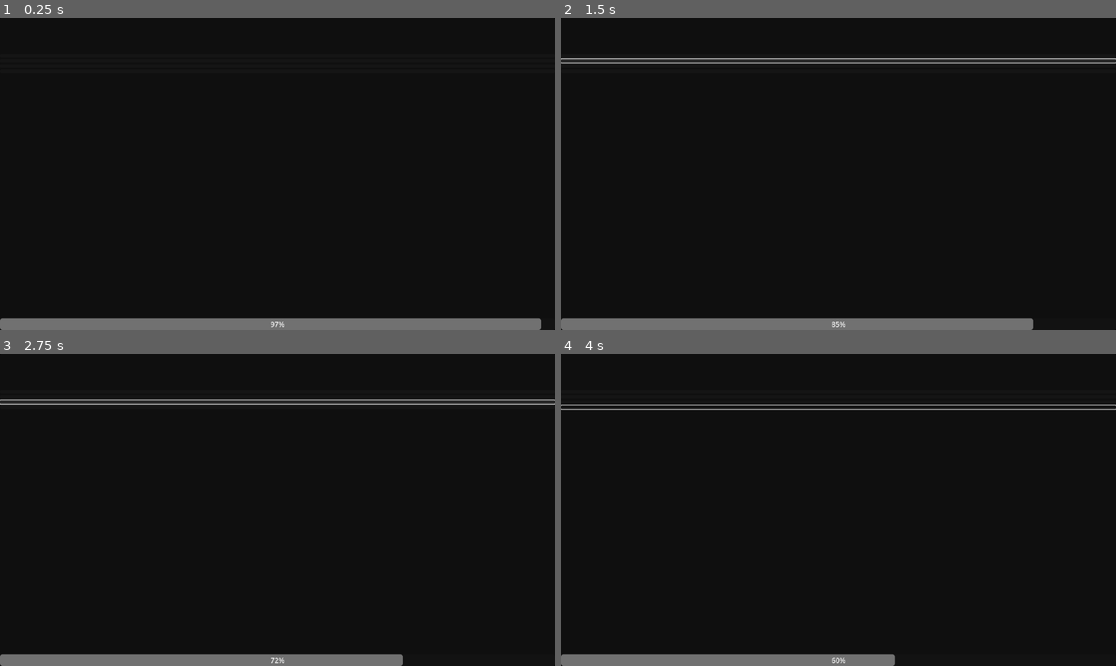
Above: before the commit, frames 1-4 (two rows, left to right).
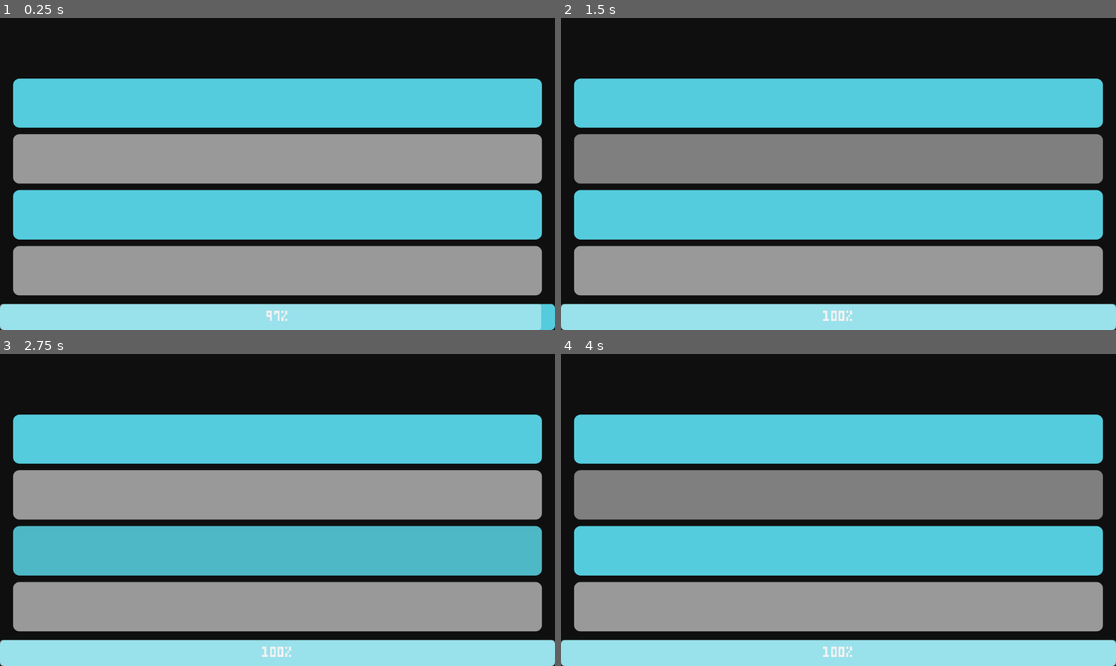
Above: after the commit, the same moments.

Repository: ppaluchowski64/SCI-Stars
Game: Godot game, scene res://scenes/question.tscn
Two runs of this game, one before a commit and one after it. Both use one fixed random seed, a clock stepped at 60 frames per second and the inputs below. This scene is started directly instead of the project's main scene.
Inputs (mouse positions are in pixels of both pictures, inside the frame that each line leads up to; where the layout moved, square brackets give the same spot in the first picture):
- Up to frame 1 (0.25 s): no input
- Up to frame 2 (1.5 s): click (838, 102) [838, 55] at 0.5 s; click (838, 158) [838, 61] at 1.25 s
- Up to frame 3 (2.75 s): click (277, 550) [277, 400] at 2 s
- Up to frame 4 (4 s): click (838, 606) [838, 407] at 2.75 s; tap Enter (ui_accept) at 3.5, 3.77 s; move the mouse to (960, 494) at 3.52 s; hold D (right) from 3.53 s (still down); click (960, 494) at 3.6 s

The runs differ from the first frame. In frame 1, 69% of the frame differs, in the area x 0-100%, y 19-100%; in frame 2, 71%, in the area x 0-100%, y 12-100%; in frame 3, 71%; in frame 4, 70%.

Commit message:
Improve question UI

Diff:
--- a/game/scenes/question.tscn
+++ b/game/scenes/question.tscn
@@ -1,6 +1,151 @@
-[gd_scene load_steps=2 format=3 uid="uid://b4s6yjde2g4p3"]
+[gd_scene load_steps=28 format=3 uid="uid://b4s6yjde2g4p3"]
 
 [ext_resource type="Script" uid="uid://dmv6vmksmlr35" path="res://scripts/question.gd" id="1_lk18j"]
+[ext_resource type="FontFile" uid="uid://dufv5fk7ox4x8" path="res://fonts/lanapixel_everything/LanaPixel.ttf" id="2_uyt6k"]
+[ext_resource type="FontFile" uid="uid://6w8leq531kr1" path="res://fonts/TeenyTinyPixls-o2zo.ttf" id="3_xasbo"]
+
+[sub_resource type="Theme" id="Theme_nr8i1"]
+default_font = ExtResource("2_uyt6k")
+default_font_size = 30
+
+[sub_resource type="Theme" id="Theme_pvsvl"]
+default_font = ExtResource("2_uyt6k")
+default_font_size = 28
+
+[sub_resource type="StyleBoxFlat" id="StyleBoxFlat_0ov6d"]
+bg_color = Color(0.333333, 0.8, 0.866667, 1)
+corner_radius_top_left = 15
+corner_radius_top_right = 15
+corner_radius_bottom_right = 15
+corner_radius_bottom_left = 15
+
+[sub_resource type="StyleBoxFlat" id="StyleBoxFlat_xasbo"]
+bg_color = Color(0.305882, 0.721569, 0.776471, 1)
+corner_radius_top_left = 15
+corner_radius_top_right = 15
+corner_radius_bottom_right = 15
+corner_radius_bottom_left = 15
+
+[sub_resource type="StyleBoxFlat" id="StyleBoxFlat_nr8i1"]
+bg_color = Color(0.254902, 0.6, 0.658824, 1)
+corner_radius_top_left = 15
+corner_radius_top_right = 15
+corner_radius_bottom_right = 15
+corner_radius_bottom_left = 15
+
+[sub_resource type="StyleBoxFlat" id="StyleBoxFlat_pvsvl"]
+bg_color = Color(0.333333, 0.8, 0.866667, 1)
+corner_radius_top_left = 15
+corner_radius_top_right = 15
+corner_radius_bottom_right = 15
+corner_radius_bottom_left = 15
+
+[sub_resource type="Theme" id="Theme_3ruto"]
+default_font = ExtResource("2_uyt6k")
+default_font_size = 28
+
+[sub_resource type="StyleBoxFlat" id="StyleBoxFlat_ym27h"]
+corner_radius_top_left = 15
+corner_radius_top_right = 15
+corner_radius_bottom_right = 15
+corner_radius_bottom_left = 15
+
+[sub_resource type="StyleBoxFlat" id="StyleBoxFlat_3ruto"]
+bg_color = Color(0.498039, 0.498039, 0.498039, 1)
+corner_radius_top_left = 15
+corner_radius_top_right = 15
+corner_radius_bottom_right = 15
+corner_radius_bottom_left = 15
+
+[sub_resource type="StyleBoxFlat" id="StyleBoxFlat_km7xl"]
+bg_color = Color(0.4, 0.4, 0.4, 1)
+corner_radius_top_left = 15
+corner_radius_top_right = 15
+corner_radius_bottom_right = 15
+corner_radius_bottom_left = 15
+
+[sub_resource type="StyleBoxFlat" id="StyleBoxFlat_cgnpd"]
+corner_radius_top_left = 15
+corner_radius_top_right = 15
+corner_radius_bottom_right = 15
+corner_radius_bottom_left = 15
+
+[sub_resource type="Theme" id="Theme_km7xl"]
+default_font = ExtResource("2_uyt6k")
+default_font_size = 28
+
+[sub_resource type="StyleBoxFlat" id="StyleBoxFlat_n3g2p"]
+bg_color = Color(0.333333, 0.8, 0.866667, 1)
+corner_radius_top_left = 15
+corner_radius_top_right = 15
+corner_radius_bottom_right = 15
+corner_radius_bottom_left = 15
+
+[sub_resource type="StyleBoxFlat" id="StyleBoxFlat_jwaa5"]
+bg_color = Color(0.305882, 0.721569, 0.776471, 1)
+corner_radius_top_left = 15
+corner_radius_top_right = 15
+corner_radius_bottom_right = 15
+corner_radius_bottom_left = 15
+
+[sub_resource type="StyleBoxFlat" id="StyleBoxFlat_2w7nc"]
+bg_color = Color(0.254902, 0.6, 0.658824, 1)
+corner_radius_top_left = 15
+corner_radius_top_right = 15
+corner_radius_bottom_right = 15
+corner_radius_bottom_left = 15
+
+[sub_resource type="StyleBoxFlat" id="StyleBoxFlat_wevg8"]
+bg_color = Color(0.333333, 0.8, 0.866667, 1)
+corner_radius_top_left = 15
+corner_radius_top_right = 15
+corner_radius_bottom_right = 15
+corner_radius_bottom_left = 15
+
+[sub_resource type="Theme" id="Theme_cgnpd"]
+default_font = ExtResource("2_uyt6k")
+default_font_size = 28
+
+[sub_resource type="StyleBoxFlat" id="StyleBoxFlat_iy7wb"]
+corner_radius_top_left = 15
+corner_radius_top_right = 15
+corner_radius_bottom_right = 15
+corner_radius_bottom_left = 15
+
+[sub_resource type="StyleBoxFlat" id="StyleBoxFlat_ce02v"]
+bg_color = Color(0.498039, 0.498039, 0.498039, 1)
+corner_radius_top_left = 15
+corner_radius_top_right = 15
+corner_radius_bottom_right = 15
+corner_radius_bottom_left = 15
+
+[sub_resource type="StyleBoxFlat" id="StyleBoxFlat_syim4"]
+bg_color = Color(0.4, 0.4, 0.4, 1)
+corner_radius_top_left = 15
+corner_radius_top_right = 15
+corner_radius_bottom_right = 15
+corner_radius_bottom_left = 15
+
+[sub_resource type="StyleBoxFlat" id="StyleBoxFlat_iu1hx"]
+corner_radius_top_left = 15
+corner_radius_top_right = 15
+corner_radius_bottom_right = 15
+corner_radius_bottom_left = 15
+
+[sub_resource type="Theme" id="Theme_xasbo"]
+default_font = ExtResource("3_xasbo")
+default_font_size = 22
+
+[sub_resource type="StyleBoxFlat" id="StyleBoxFlat_s8mkl"]
+bg_color = Color(0.333333, 0.8, 0.866667, 1)
+corner_radius_top_left = 10
+corner_radius_top_right = 10
+corner_radius_bottom_right = 10
+corner_radius_bottom_left = 10
+
+[sub_resource type="Theme" id="Theme_jwaa5"]
+default_font = ExtResource("3_xasbo")
+default_font_size = 20
 
 [node name="Question" type="Control"]
 layout_mode = 3
@@ -22,35 +167,93 @@
 grow_vertical = 2
 scale = Vector2(0.9, 0.9)
 
-[node name="Label" type="Label" parent="Panel"]
-layout_mode = 1
-anchors_preset = 15
-anchor_right = 1.0
-anchor_bottom = 1.0
-grow_horizontal = 2
-grow_vertical = 2
+[node name="Content" type="Label" parent="Panel"]
+layout_mode = 1
+anchors_preset = 15
+anchor_right = 1.0
+anchor_bottom = 1.0
+offset_left = 30.0
+offset_top = 20.0
+offset_right = -30.0
+offset_bottom = -600.0
+grow_horizontal = 2
+grow_vertical = 2
+scale = Vector2(1, 0.999999)
+theme = SubResource("Theme_nr8i1")
+theme_override_constants/outline_size = 18
+horizontal_alignment = 1
+vertical_alignment = 1
 autowrap_mode = 3
 
-[node name="VBoxContainer" type="VBoxContainer" parent="Panel"]
-layout_mode = 1
-anchors_preset = 15
-anchor_right = 1.0
-anchor_bottom = 1.0
-offset_top = 83.0
-grow_horizontal = 2
-grow_vertical = 2
-
-[node name="ButtonA" type="Button" parent="Panel/VBoxContainer"]
-layout_mode = 2
-
-[node name="ButtonB" type="Button" parent="Panel/VBoxContainer"]
-layout_mode = 2
-
-[node name="ButtonC" type="Button" parent="Panel/VBoxContainer"]
-layout_mode = 2
-
-[node name="ButtonD" type="Button" parent="Panel/VBoxContainer"]
-layout_mode = 2
+[node name="Answers" type="VBoxContainer" parent="Panel"]
+layout_mode = 1
+anchors_preset = 15
+anchor_right = 1.0
+anchor_bottom = 1.0
+offset_left = 30.0
+offset_top = 140.0
+offset_right = -30.0
+offset_bottom = -80.0
+grow_horizontal = 2
+grow_vertical = 2
+scale = Vector2(1, 1.00044)
+theme_override_constants/separation = 15
+
+[node name="ButtonA" type="Button" parent="Panel/Answers"]
+layout_mode = 2
+size_flags_vertical = 3
+focus_mode = 0
+theme = SubResource("Theme_pvsvl")
+theme_override_colors/font_disabled_color = Color(1, 1, 1, 1)
+theme_override_colors/font_hover_color = Color(1, 1, 1, 1)
+theme_override_colors/font_color = Color(1, 1, 1, 1)
+theme_override_colors/font_pressed_color = Color(1, 1, 1, 1)
+theme_override_styles/disabled = SubResource("StyleBoxFlat_0ov6d")
+theme_override_styles/hover = SubResource("StyleBoxFlat_xasbo")
+theme_override_styles/pressed = SubResource("StyleBoxFlat_nr8i1")
+theme_override_styles/normal = SubResource("StyleBoxFlat_pvsvl")
+
+[node name="ButtonB" type="Button" parent="Panel/Answers"]
+layout_mode = 2
+size_flags_vertical = 3
+focus_mode = 0
+theme = SubResource("Theme_3ruto")
+theme_override_colors/font_disabled_color = Color(1, 1, 1, 1)
+theme_override_colors/font_hover_color = Color(1, 1, 1, 1)
+theme_override_colors/font_color = Color(1, 1, 1, 1)
+theme_override_colors/font_pressed_color = Color(1, 1, 1, 1)
+theme_override_styles/disabled = SubResource("StyleBoxFlat_ym27h")
+theme_override_styles/hover = SubResource("StyleBoxFlat_3ruto")
+theme_override_styles/pressed = SubResource("StyleBoxFlat_km7xl")
+theme_override_styles/normal = SubResource("StyleBoxFlat_cgnpd")
+
+[node name="ButtonC" type="Button" parent="Panel/Answers"]
+layout_mode = 2
+size_flags_vertical = 3
+focus_mode = 0
+theme = SubResource("Theme_km7xl")
+theme_override_colors/font_disabled_color = Color(1, 1, 1, 1)
+theme_override_colors/font_hover_color = Color(1, 1, 1, 1)
+theme_override_colors/font_color = Color(1, 1, 1, 1)
+theme_override_colors/font_pressed_color = Color(1, 1, 1, 1)
+theme_override_styles/disabled = SubResource("StyleBoxFlat_n3g2p")
+theme_override_styles/hover = SubResource("StyleBoxFlat_jwaa5")
+theme_override_styles/pressed = SubResource("StyleBoxFlat_2w7nc")
+theme_override_styles/normal = SubResource("StyleBoxFlat_wevg8")
+
+[node name="ButtonD" type="Button" parent="Panel/Answers"]
+layout_mode = 2
+size_flags_vertical = 3
+focus_mode = 0
+theme = SubResource("Theme_cgnpd")
+theme_override_colors/font_disabled_color = Color(1, 1, 1, 1)
+theme_override_colors/font_hover_color = Color(1, 1, 1, 1)
+theme_override_colors/font_color = Color(1, 1, 1, 1)
+theme_override_colors/font_pressed_color = Color(1, 1, 1, 1)
+theme_override_styles/disabled = SubResource("StyleBoxFlat_iy7wb")
+theme_override_styles/hover = SubResource("StyleBoxFlat_ce02v")
+theme_override_styles/pressed = SubResource("StyleBoxFlat_syim4")
+theme_override_styles/normal = SubResource("StyleBoxFlat_iu1hx")
 
 [node name="ProgressBar" type="ProgressBar" parent="Panel"]
 layout_mode = 1
@@ -58,12 +261,24 @@
 anchor_top = 1.0
 anchor_right = 1.0
 anchor_bottom = 1.0
-offset_top = -27.0
+offset_top = -60.0
 grow_horizontal = 2
 grow_vertical = 0
+theme = SubResource("Theme_xasbo")
+theme_override_styles/background = SubResource("StyleBoxFlat_s8mkl")
 value = 100.0
 
-[connection signal="pressed" from="Panel/VBoxContainer/ButtonA" to="." method="_on_button_a_pressed"]
-[connection signal="pressed" from="Panel/VBoxContainer/ButtonB" to="." method="_on_button_b_pressed"]
-[connection signal="pressed" from="Panel/VBoxContainer/ButtonC" to="." method="_on_button_c_pressed"]
-[connection signal="pressed" from="Panel/VBoxContainer/ButtonD" to="." method="_on_button_d_pressed"]
+[node name="Correctness" type="Label" parent="Panel"]
+layout_mode = 0
+offset_top = 660.0
+offset_right = 1280.0
+offset_bottom = 720.0
+theme = SubResource("Theme_jwaa5")
+text = "Correct Answer!"
+horizontal_alignment = 1
+vertical_alignment = 1
+
+[connection signal="pressed" from="Panel/Answers/ButtonA" to="." method="_on_button_a_pressed"]
+[connection signal="pressed" from="Panel/Answers/ButtonB" to="." method="_on_button_b_pressed"]
+[connection signal="pressed" from="Panel/Answers/ButtonC" to="." method="_on_button_c_pressed"]
+[connection signal="pressed" from="Panel/Answers/ButtonD" to="." method="_on_button_d_pressed"]
--- a/game/scripts/player_data.gd
+++ b/game/scripts/player_data.gd
@@ -1,6 +1,6 @@
 extends Node
 
-var money: float = 2000.0
+var money: float = 300.0
 var tokens: float = 100.0
 
 class Stat:
--- a/game/scripts/question.gd
+++ b/game/scripts/question.gd
@@ -1,10 +1,10 @@
 extends Control
 
-@onready var question_label = $Panel/Label
-@onready var button_a = $Panel/VBoxContainer/ButtonA
-@onready var button_b = $Panel/VBoxContainer/ButtonB
-@onready var button_c = $Panel/VBoxContainer/ButtonC
-@onready var button_d = $Panel/VBoxContainer/ButtonD
+@onready var question_label = $Panel/Content
+@onready var button_a = $Panel/Answers/ButtonA
+@onready var button_b = $Panel/Answers/ButtonB
+@onready var button_c = $Panel/Answers/ButtonC
+@onready var button_d = $Panel/Answers/ButtonD
 
 @onready var tcp = StreamPeerTCP.new()
 @onready var handler = MessageHandler.new()
@@ -15,8 +15,10 @@
 var buffer_text = ""
 
 var player: Node2D
+var  answer: String
 
 @onready var progress_bar: ProgressBar = $Panel/ProgressBar
+@onready var correctness: Label = $Panel/Correctness
 @onready var progress_tween: Tween
 
 func exit_question(is_answer_correct: bool = false) -> void:
@@ -33,6 +35,9 @@
 	progress_tween = create_tween()
 	progress_tween.tween_property(progress_bar, "value", 0, Const.QUESTION_ANSWER_TIME)
 	progress_tween.tween_callback(exit_question)
+
+	correctness.visible = false
+	progress_bar.show_percentage = true
 
 func _start_connection() -> void:
 	var error = tcp.connect_to_host("127.0.0.1", 12345)
@@ -82,6 +87,10 @@
 		print("Requesting a random question from the server")
 
 func submit_answer(selected_id: String) -> void:
+	progress_tween.kill()
+	progress_bar.value = progress_bar.max_value
+	answer = selected_id
+
 	if not is_connected:
 		push_error("Not connected to the server")
 		return
@@ -94,6 +103,8 @@
 	if submit != null:
 		tcp.put_data(submit.to_utf8_buffer())
 		print("Submitted answer %s" % selected_id.to_upper())
+
+	disable_all_buttons()
 
 func handle_server_response(response_text: String) -> void:
 	var response = handler.parse_message(response_text)
@@ -109,17 +120,57 @@
 
 	elif response.type == "response" and response.command == "submit_answer":
 		if response.payload.has("correct"):
-			if response.payload.correct:
-				print("Correct answer!")
-				exit_question(true)
-			else:
-				print("Wrong answer! The correct answer is %s" % response.payload.correct_answer.to_upper())
-				exit_question(false)
+			display_check_result(answer, response.payload.correct_answer)
+			await get_tree().create_timer(3.0).timeout
+			exit_question()
 
 	else:
 		push_error("Unexpected response: %s" % response_text)
 		is_connected = false
 		tcp.disconnect_from_host()
+
+func disable_all_buttons() -> void:
+	var buttons = [
+		button_a,
+		button_b,
+		button_c,
+		button_d
+	]
+
+	for button in buttons:
+		button.disabled = true
+
+func display_check_result(selected: String, correct: String) -> void:
+	var buttons = {
+		"a": button_a,
+		"b": button_b,
+		"c": button_c,
+		"d": button_d
+	}
+
+	for key in buttons.keys():
+		var style = buttons[key].get_theme_stylebox("disabled")
+		style.set_border_width_all(0)
+
+		if key == selected or key == correct:
+			style.set_border_width_all(4)
+
+			if key == selected and key == correct:
+				style.border_color = Color(0, 1, 0)
+			elif key == selected and key != correct:
+				style.border_color = Color(1, 0, 0)
+			elif key == correct:
+				style.border_color = Color(0, 1, 0)
+
+			buttons[key].add_theme_stylebox_override("disabled", style)
+
+	if selected == correct:
+		correctness.text = "Correct Answer!"
+	else:
+		correctness.text = "Wrong Answer!"
+
+	progress_bar.show_percentage = false
+	correctness.visible = true
 
 func display_question(question_text: String, answer_options: Array) -> void:
 	question_label.text = question_text
Binary file added: game/fonts/lanapixel_everything/LanaPixel.ttf
Not shown, added: game/fonts/lanapixel_everything/LanaPixel.ttf.import
Not shown, added: game/fonts/lanapixel_everything/LanaPixel_OpenFontLicense.txt
